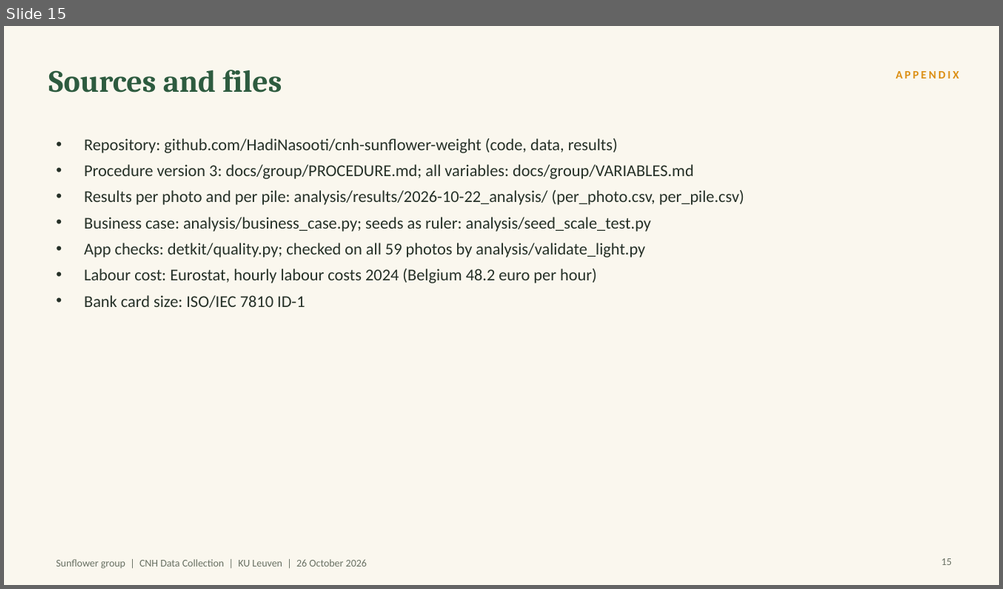
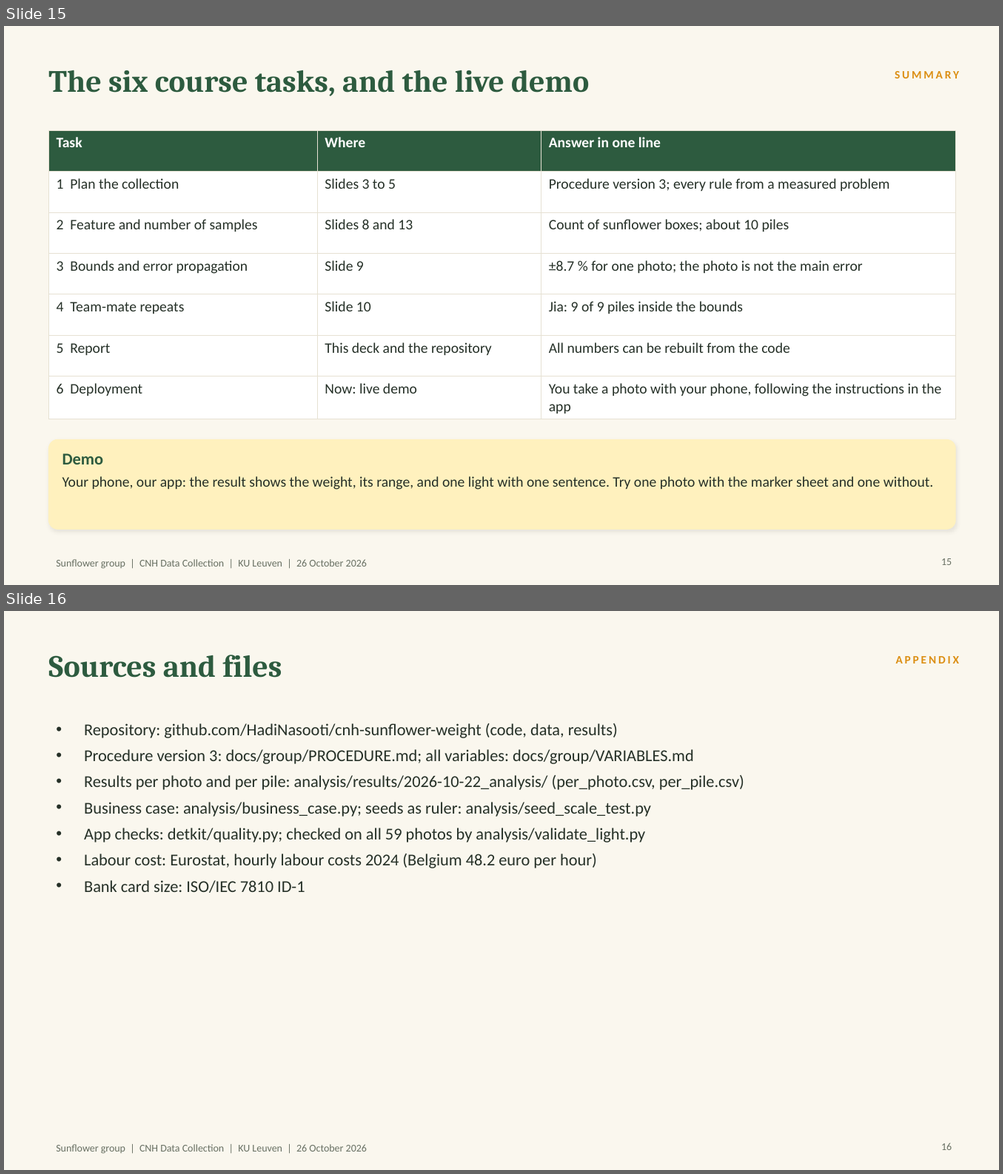
Before and after one commit to HadiNasooti/cnh-sunflower-weight, a slide deck: ppt_slide_topics/Sunflower_Weight_Estimation_v3.pptx. Shown one above the other, each under a label of ours: slide 15 before the commit, slides 15 and 16 after it. The pictures are 1003x589 and 1003x1174 pixels, drawn with LibreOffice and Linux fonts; fonts in the diff are those of the drawing. Boxes give left, top, right and bottom in pixels: in the first picture for what was removed or moved away, otherwise in the second. Text is boxed around its words. In the diff, an @@ line names an element or a change of style, - is before the commit and + after.

```diff
--- a/ppt_slide_topics/Sunflower_Weight_Estimation_v3.pptx
+++ b/ppt_slide_topics/Sunflower_Weight_Estimation_v3.pptx
@@ slide 15 added at <box>4,26,999,585</box>, background #FAF7EE; not listed: 1 template element that a slide beside it also shows @@
@@ text added at <box>48,70,589,96</box>, 30 pt, text #2D5B3F, bold @@
+The six course tasks, and the live demo
@@ text added at <box>894,71,959,79</box>, 11 pt, text #DC8F14, bold @@
+SUMMARY
@@ table added at <box>48,130,956,417</box>, 7 rows, 3 columns @@
+Task | Where | Answer in one line
+1 Plan the collection | Slides 3 to 5 | Procedure version 3; every rule from a measured problem
+2 Feature and number of samples | Slides 8 and 13 | Count of sunflower boxes; about 10 piles
+3 Bounds and error propagation | Slide 9 | ±8.7 % for one photo; the photo is not the main error
+4 Team-mate repeats | Slide 10 | Jia: 9 of 9 piles inside the bounds
+5 Report | This deck and the repository | All numbers can be rebuilt from the code
+6 Deployment | Now: live demo | You take a photo with your phone, following the instructions in the app
@@ rounded rectangle added at <box>48,440,956,530</box>, fill #FFF1BE, outline #FFF1BE 0.75 pt @@
@@ text added at <box>62,454,933,490</box>, 14 pt, text #253027 @@
+Demo
+Your phone, our app: the result shows the weight, its range, and one light with one sentence. Try one photo with the marker sheet and one without.
@@ page number added at <box>941,559,951,565</box>, 10 pt, text #687063 @@
+15
@@ what was slide 15 is now slide 16 @@
@@ page number at <box>941,1143,951,1150</box>: text changed @@
-15
+16
```
Also in this commit, not shown: 10 slides changed, 1 other file.
